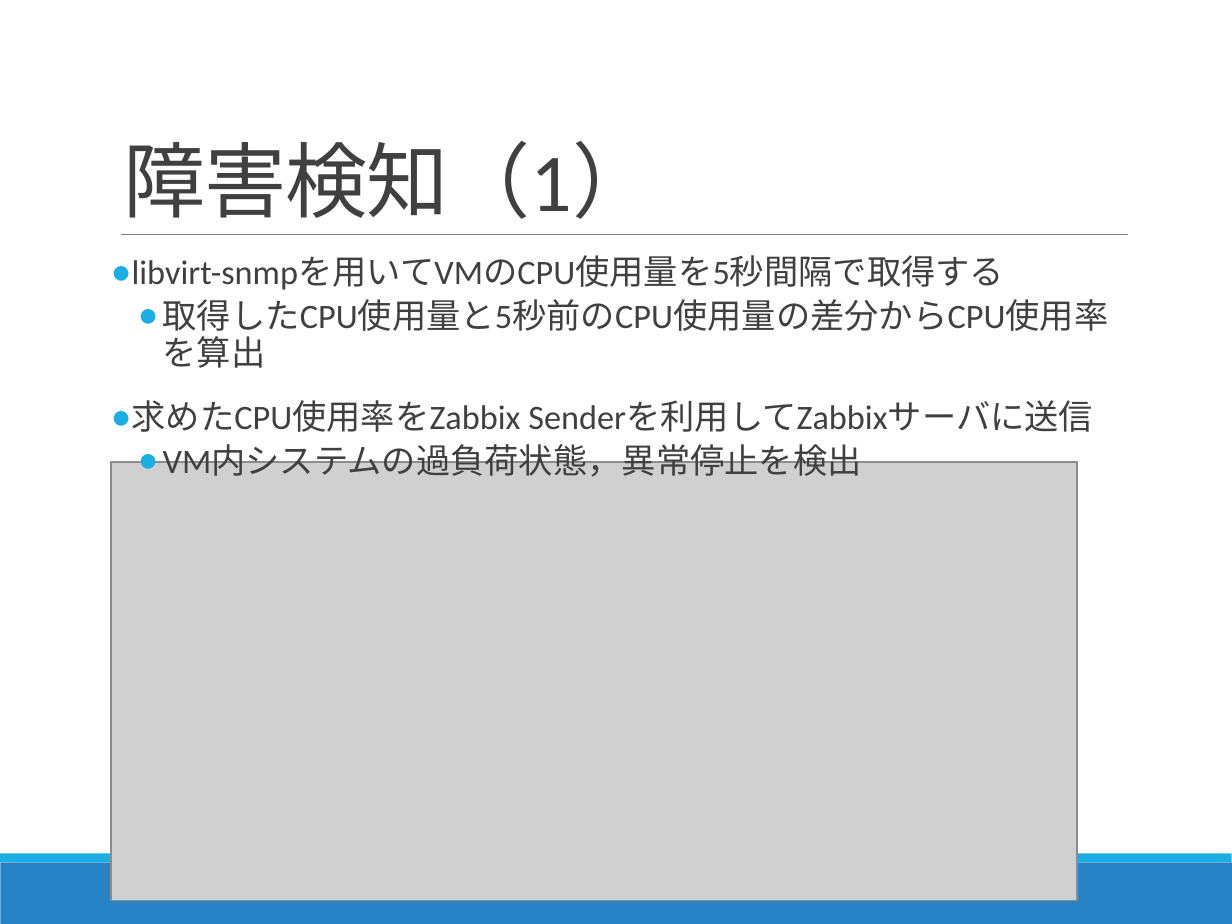
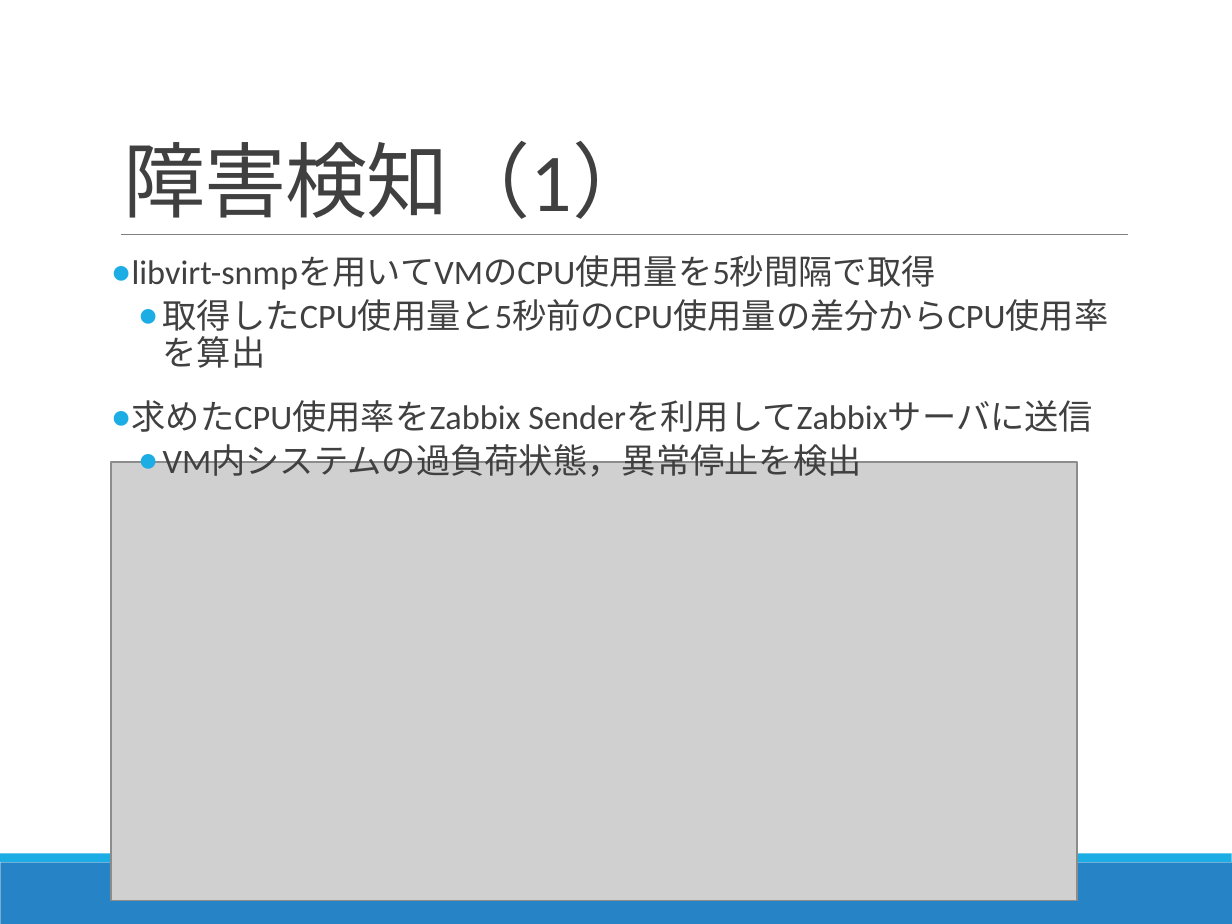
Before and after one commit to Kota0823/Document, a slide deck: slide 14 of 輪講2019-1_鈴木洸太.pptx (slide 12 before the commit). Drawn at 1232x924 pixels with LibreOffice and Linux fonts; fonts in the diff are those of the drawing; grey boxes stand for pictures. Boxes give left, top, right and bottom in pixels: in the first picture for what was removed or moved away, otherwise in the second. Text is boxed around its words. In the diff, an @@ line names an element or a change of style, - is before the commit and + after.

```diff
--- a/輪講2019-1_鈴木洸太.pptx
+++ b/輪講2019-1_鈴木洸太.pptx
@@ text at bbox=[132, 256, 936, 290]: text changed @@
-● libvirt-snmpを用いてVMのCPU使用量を5秒間隔で取得する
+● libvirt-snmpを用いてVMのCPU使用量を5秒間隔で取得
```
Also in this commit, not shown: 5 other slides changed, 11 slides added, 1 other file.
